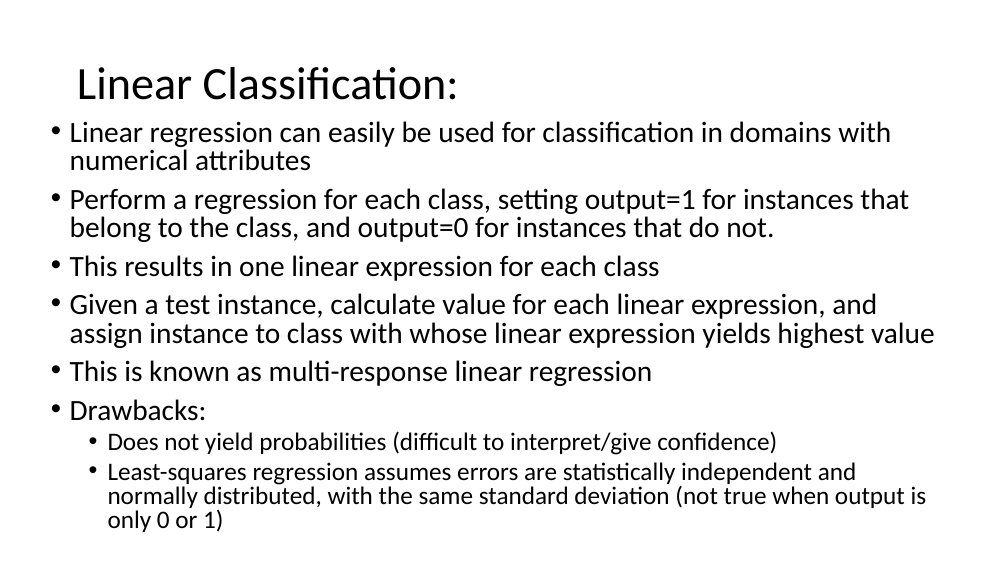
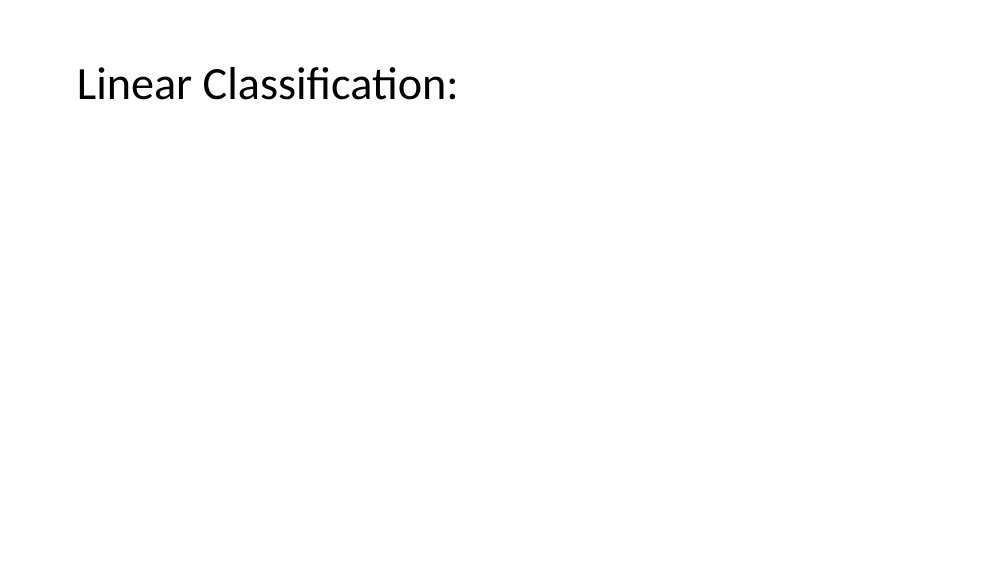
Before and after one commit to russellu/cs405, a slide deck: slide 4 of Lecture_08.pptx. Drawn at 1008x567 pixels with LibreOffice and Linux fonts; fonts in the diff are those of the drawing; grey boxes stand for pictures. Boxes give left, top, right and bottom in pixels: in the first picture for what was removed or moved away, otherwise in the second. Text is boxed around its words. In the diff, an @@ line names an element or a change of style, - is before the commit and + after.

Commit message:
Add

```diff
--- a/Lecture_08.pptx
+++ b/Lecture_08.pptx
@@ text removed at box(70, 121, 935, 532) @@
-• Linear regression can easily be used for classification in domains with numerical attributes
-• Perform a regression for each class, setting output=1 for instances that belong to the class, and output=0 for instances that do not.
-• This results in one linear expression for each class
-• Given a test instance, calculate value for each linear expression, and assign instance to class with whose linear expression yields highest value
-• This is known as multi-response linear regression
-• Drawbacks:
-  • Does not yield probabilities (difficult to interpret/give confidence)
-  • Least-squares regression assumes errors are statistically independent and normally distributed, with the same standard deviation (not true when output is only 0 or 1)
```
Also in this commit, not shown: 8 other slides changed, 3 slides added, 1 slide removed.
